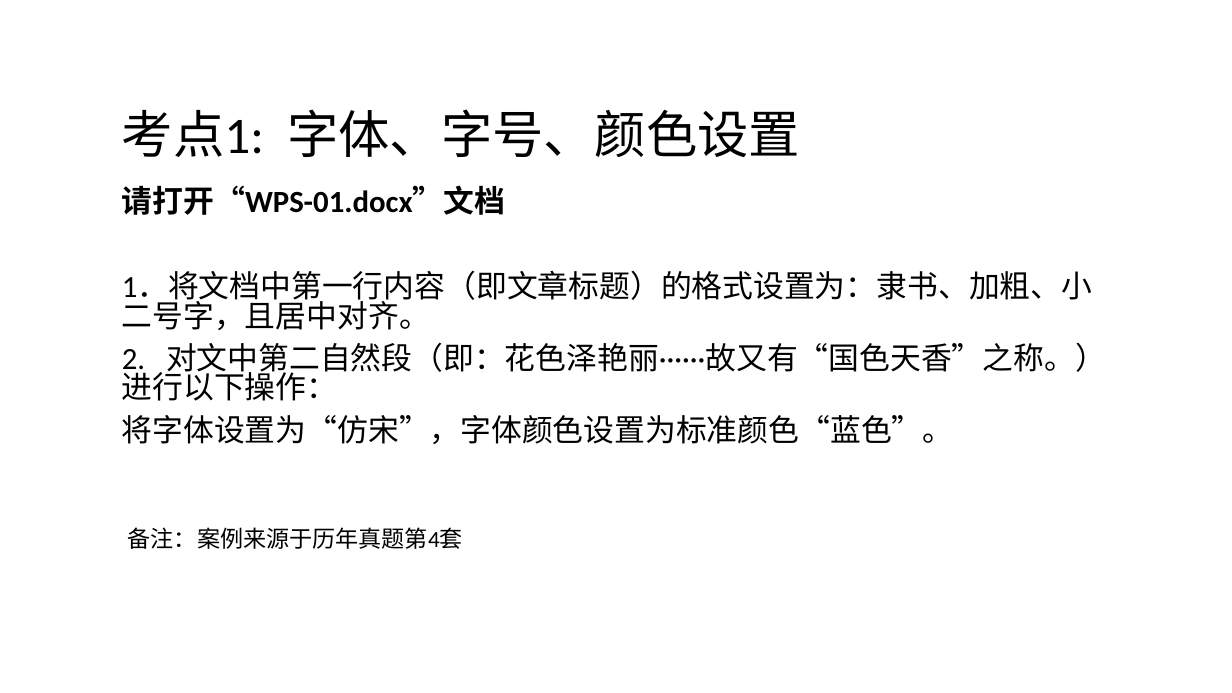
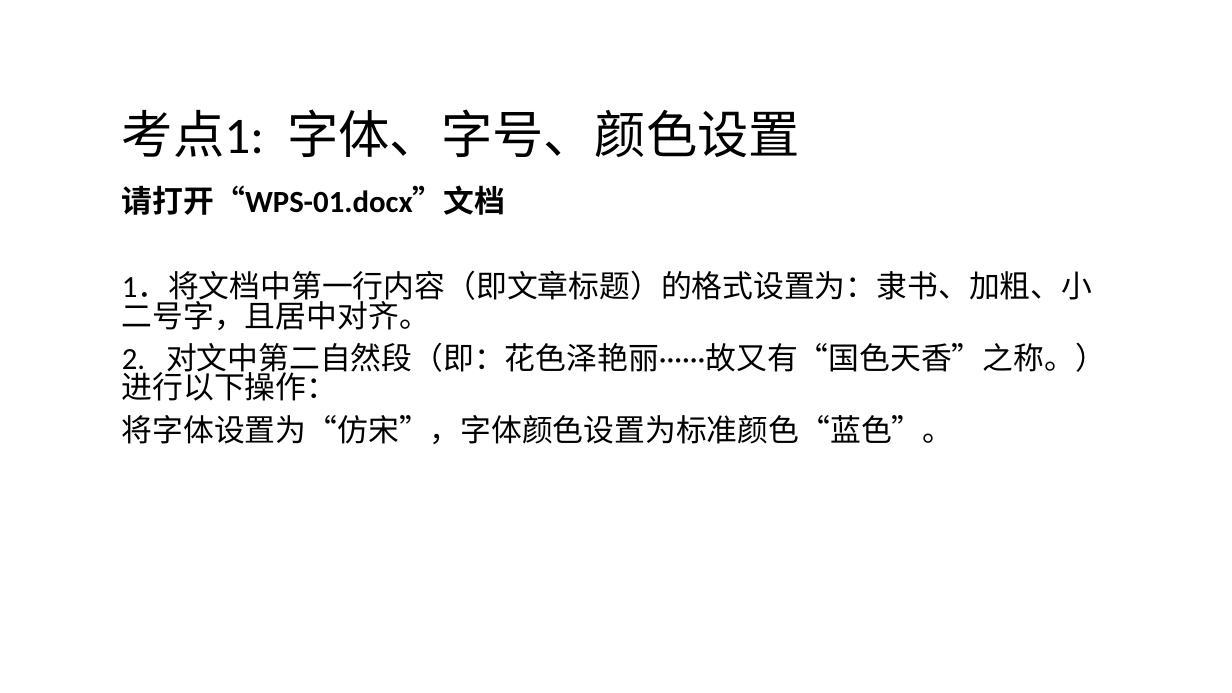
Before and after one commit to huhuiyu/ncre, a slide deck: slide 2 of wps/word/02字体考点/02字体考点.pptx. Drawn at 1232x693 pixels with LibreOffice and Linux fonts; fonts in the diff are those of the drawing. Boxes give left, top, right and bottom in pixels: in the first picture for what was removed or moved away, otherwise in the second. Text is boxed around its words. In the diff, an @@ line names an element or a change of style, - is before the commit and + after.

```diff
--- a/wps/word/02字体考点/02字体考点.pptx
+++ b/wps/word/02字体考点/02字体考点.pptx
@@ text removed at <box>128,527,463,549</box> @@
-备注：案例来源于历年真题第4套
```
Also in this commit, not shown: 1 other slide changed, 15 other files.
